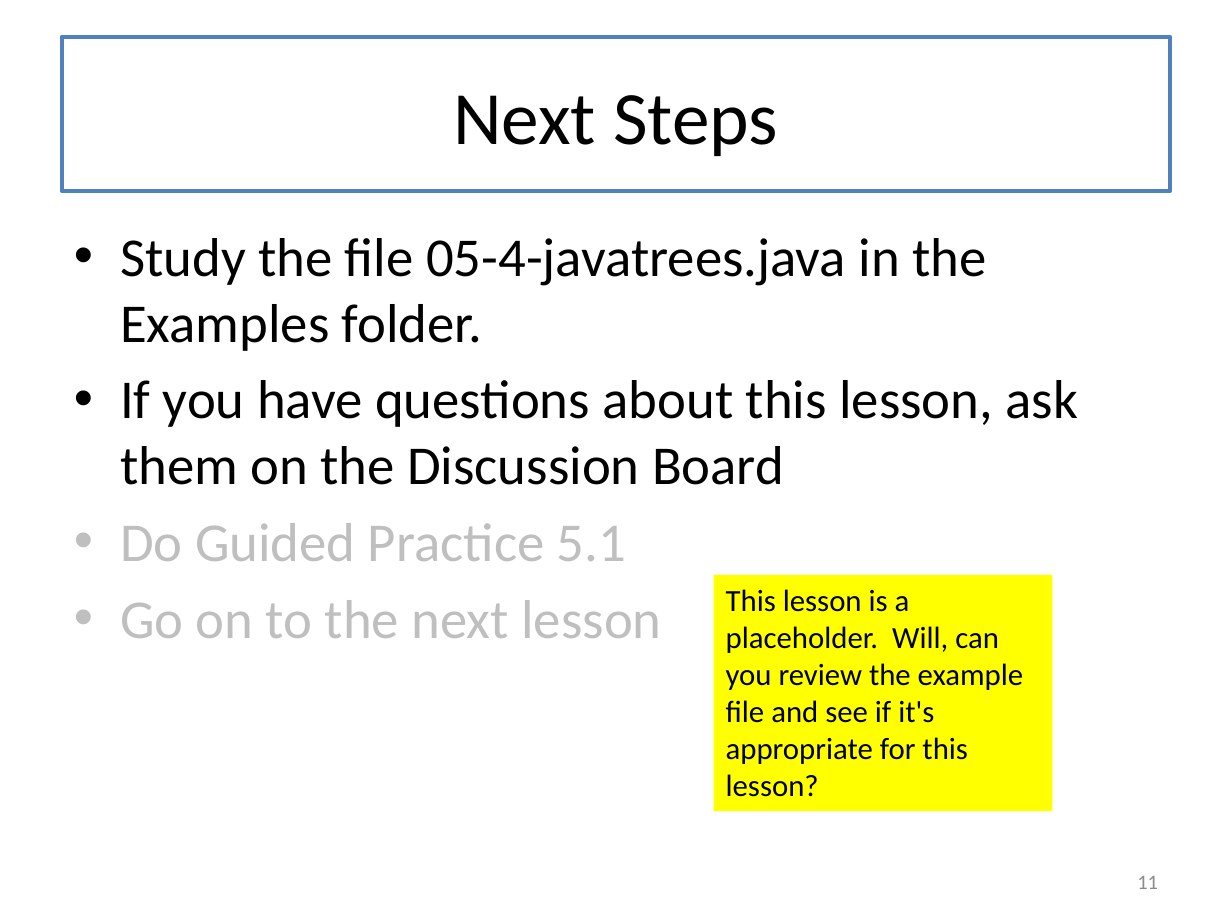
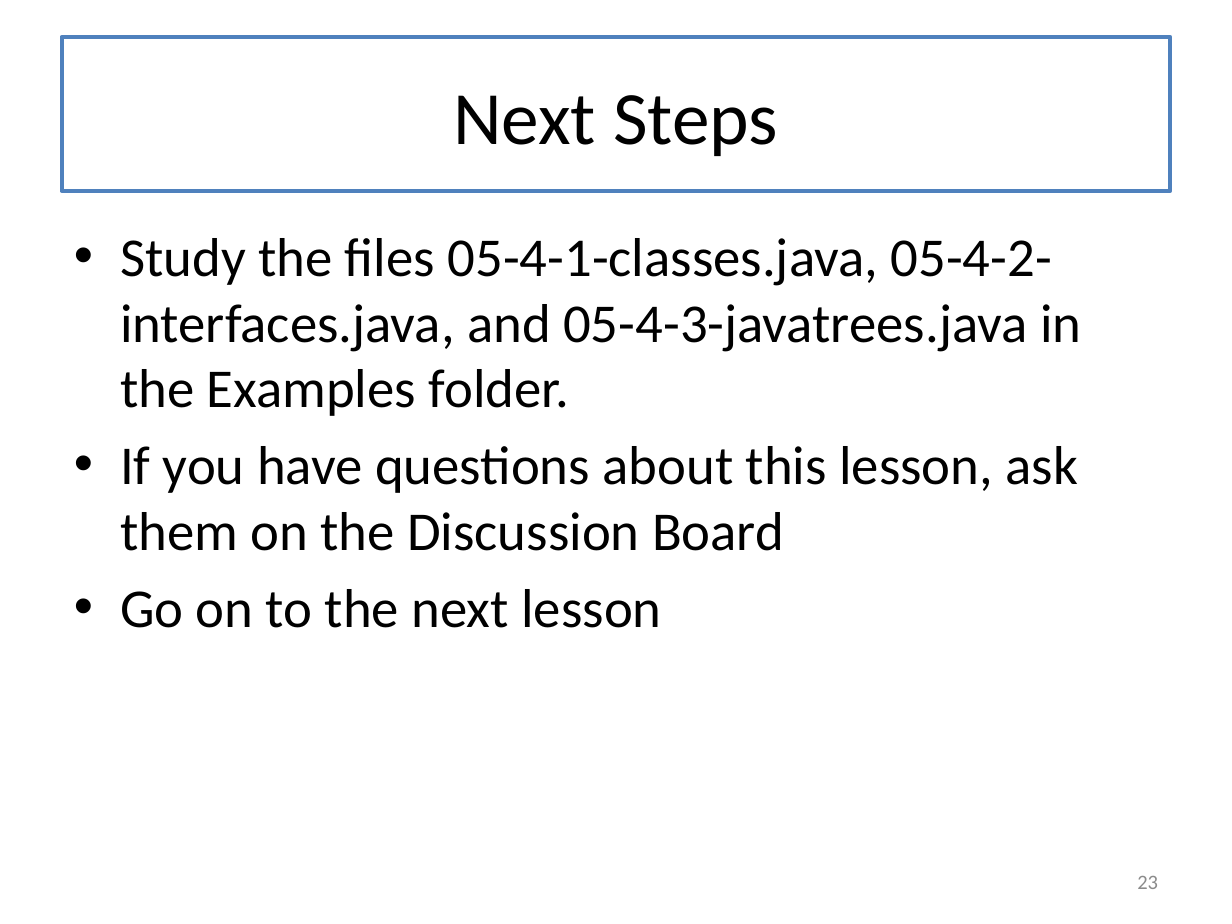
Before and after one commit to mwand/cs5010f17, a slide deck: slide 23 of Slides/Lesson 5.4 Doing It In Java.pptx (slide 11 before the commit). Drawn at 1232x924 pixels with LibreOffice and Linux fonts; fonts in the diff are those of the drawing. Boxes give left, top, right and bottom in pixels: in the first picture for what was removed or moved away, otherwise in the second. Text is boxed around its words. In the diff, an @@ line names an element or a change of style, - is before the commit and + after.

```diff
--- a/Slides/Lesson 5.4 Doing It In Java.pptx
+++ b/Slides/Lesson 5.4 Doing It In Java.pptx
@@ text at [120,238,1081,416]: text changed @@
-• Study the file 05-4-javatrees.java in the Examples folder.
+• Study the files 05-4-1-classes.java, 05-4-2-interfaces.java, and 05-4-3-javatrees.java in the Examples folder.
@@ text at [120,523,626,561]: paragraph removed @@
-• Do Guided Practice 5.1
@@ text at [120,589,661,628]: text colour #BFBFBF to #000000 in "Go on to the next lesson" @@
@@ rectangle removed at [713,575,1052,812] @@
-This lesson is a placeholder. Will, can you review the example file and see if it's appropriate for this lesson?
@@ page number at [1137,876,1158,889]: text changed @@
-11
+23
```
Also in this commit, not shown: 5 other slides changed, 12 slides added, 7 other files.
